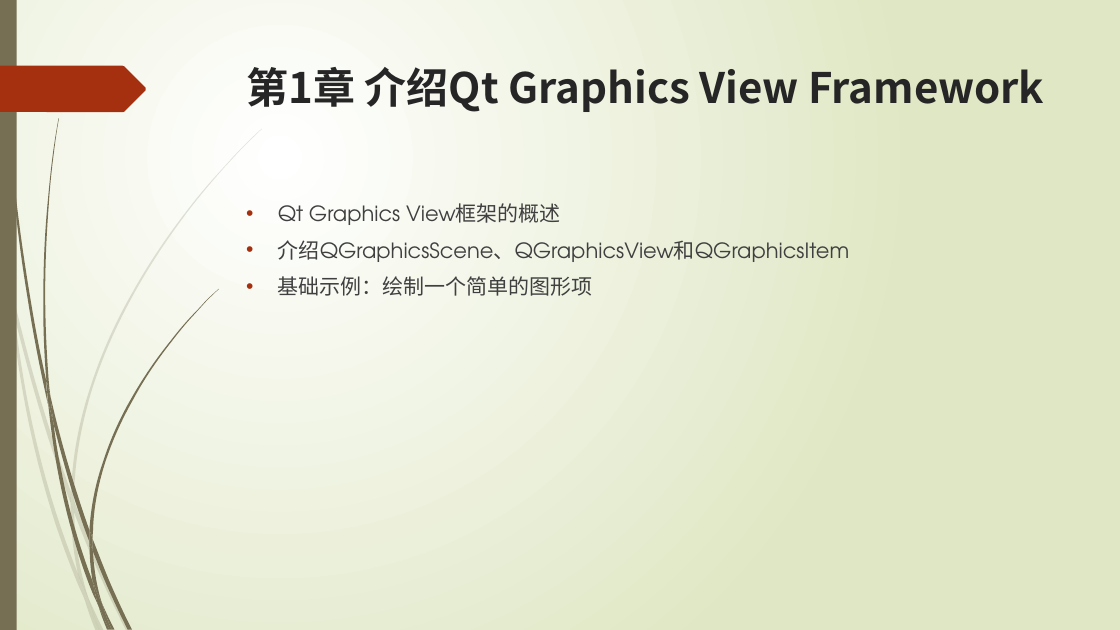
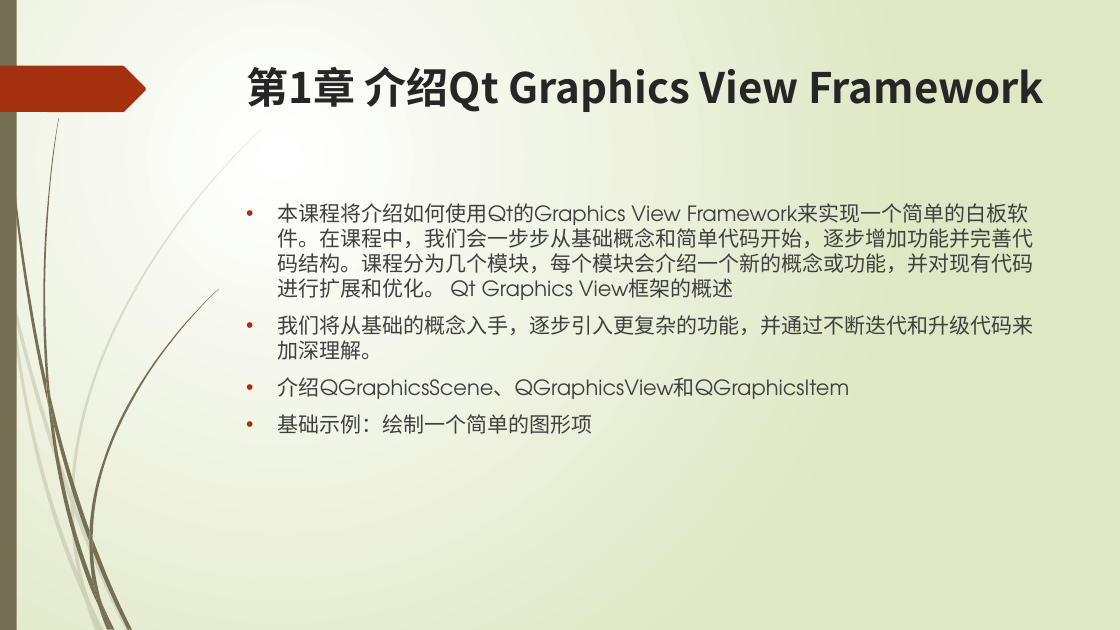
Before and after one commit to liuty2006/draw, a slide deck: slide 2 of docs/draw.pptx. Drawn at 1120x630 pixels with LibreOffice and Linux fonts; fonts in the diff are those of the drawing. Boxes give left, top, right and bottom in pixels: in the first picture for what was removed or moved away, otherwise in the second. Text is boxed around its words. In the diff, an @@ line names an element or a change of style, - is before the commit and + after.

```diff
--- a/docs/draw.pptx
+++ b/docs/draw.pptx
@@ text at (x1=278, y1=203, x2=1034, y2=360): text changed @@
-• Qt Graphics View框架的概述
+• 本课程将介绍如何使用Qt的Graphics View Framework来实现一个简单的白板软件。在课程中，我们会一步步从基础概念和简单代码开始，逐步增加功能并完善代码结构。课程分为几个模块，每个模块会介绍一个新的概念或功能，并对现有代码进行扩展和优化。 Qt Graphics View框架的概述
+• 我们将从基础的概念入手，逐步引入更复杂的功能，并通过不断迭代和升级代码来加深理解。
```
Also in this commit, not shown: 2 slides added, 1 other file.
